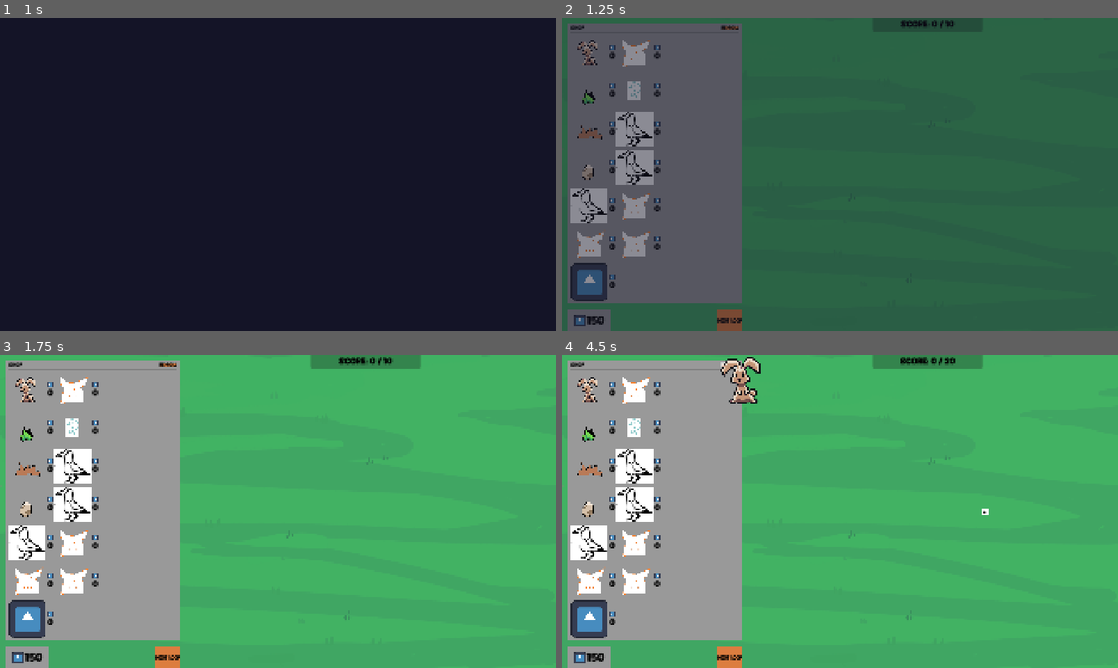
Above: before the commit, frames 1-4 (two rows, left to right).
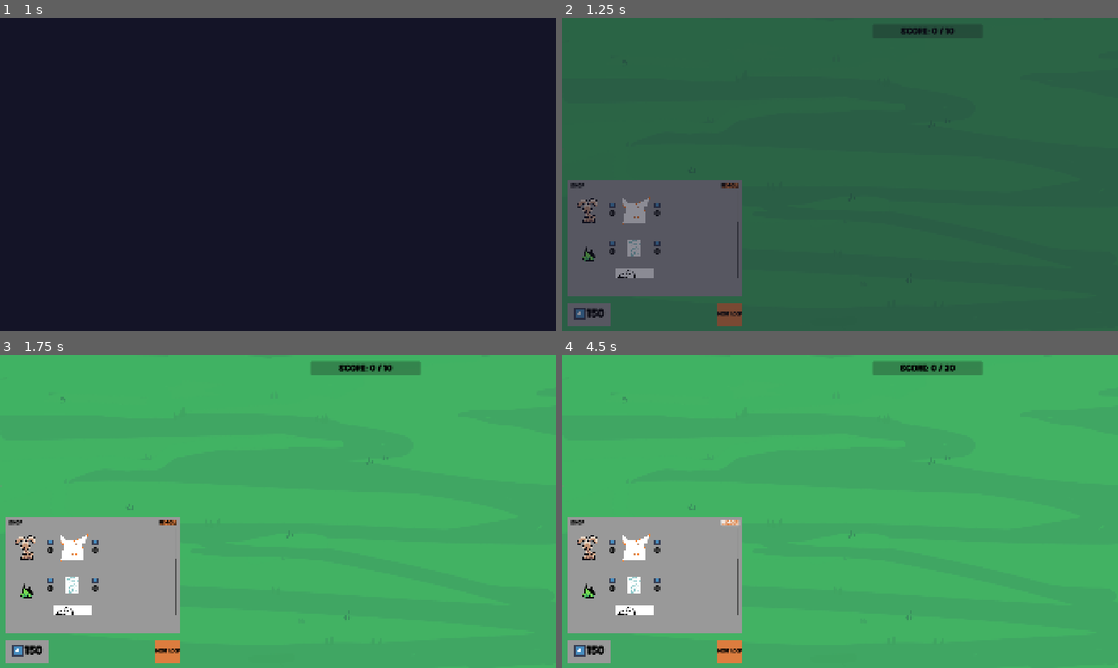
Above: after the commit, the same moments.

Repository: elliotfontaine/gmtk-2025-submission
Game: Godot game, scene res://scenes/main_menu.tscn
Same seed, same stepped clock (60 frames per second), same inputs: the game is played once before the commit and once after it. The engine's default icon, where the game draws it, is replaced by a stand-in: a white triangle on a blue panel in a dark square.
Inputs (mouse positions are in pixels of both pictures, inside the frame that each line leads up to):
- Up to frame 1 (1 s): click "play." at 0.5 s
- Up to frame 2 (1.25 s): no input
- Up to frame 3 (1.75 s): click "Next Loop" at 1.25 s
- Up to frame 4 (4.5 s): click "Next Loop" at 2 s; click "RE-ROLL" at 2.75 s; click (595, 389) at 3.52 s; click "RE-ROLL" at 4.25 s

Frame 1 is identical in both runs. In frame 2, 20% of the frame differs, in the area x 1-71%, y 0-100%; in frame 3, 21%; in frame 4, 21%, in the area x 1-77%, y 0-100%.

Commit message:
feat: add scroll container, to be used with shop in creative mode

Diff:
--- a/scenes/ui/shop_panel.tscn
+++ b/scenes/ui/shop_panel.tscn
@@ -40,12 +40,17 @@
 [node name="HSeparator" type="HSeparator" parent="MarginContainer/VBoxContainer"]
 layout_mode = 2
 
-[node name="GridContainer" type="GridContainer" parent="MarginContainer/VBoxContainer"]
+[node name="ScrollContainer" type="ScrollContainer" parent="MarginContainer/VBoxContainer"]
+custom_minimum_size = Vector2(500, 300)
+layout_mode = 2
+horizontal_scroll_mode = 0
+
+[node name="GridContainer" type="GridContainer" parent="MarginContainer/VBoxContainer/ScrollContainer"]
 unique_name_in_owner = true
 layout_mode = 2
 columns = 2
 
-[node name="ShopItem" parent="MarginContainer/VBoxContainer/GridContainer" instance=ExtResource("1_wxg4i")]
+[node name="ShopItem" parent="MarginContainer/VBoxContainer/ScrollContainer/GridContainer" instance=ExtResource("1_wxg4i")]
 layout_mode = 2
 
 [node name="SFX_Click" type="AudioStreamPlayer" parent="."]
